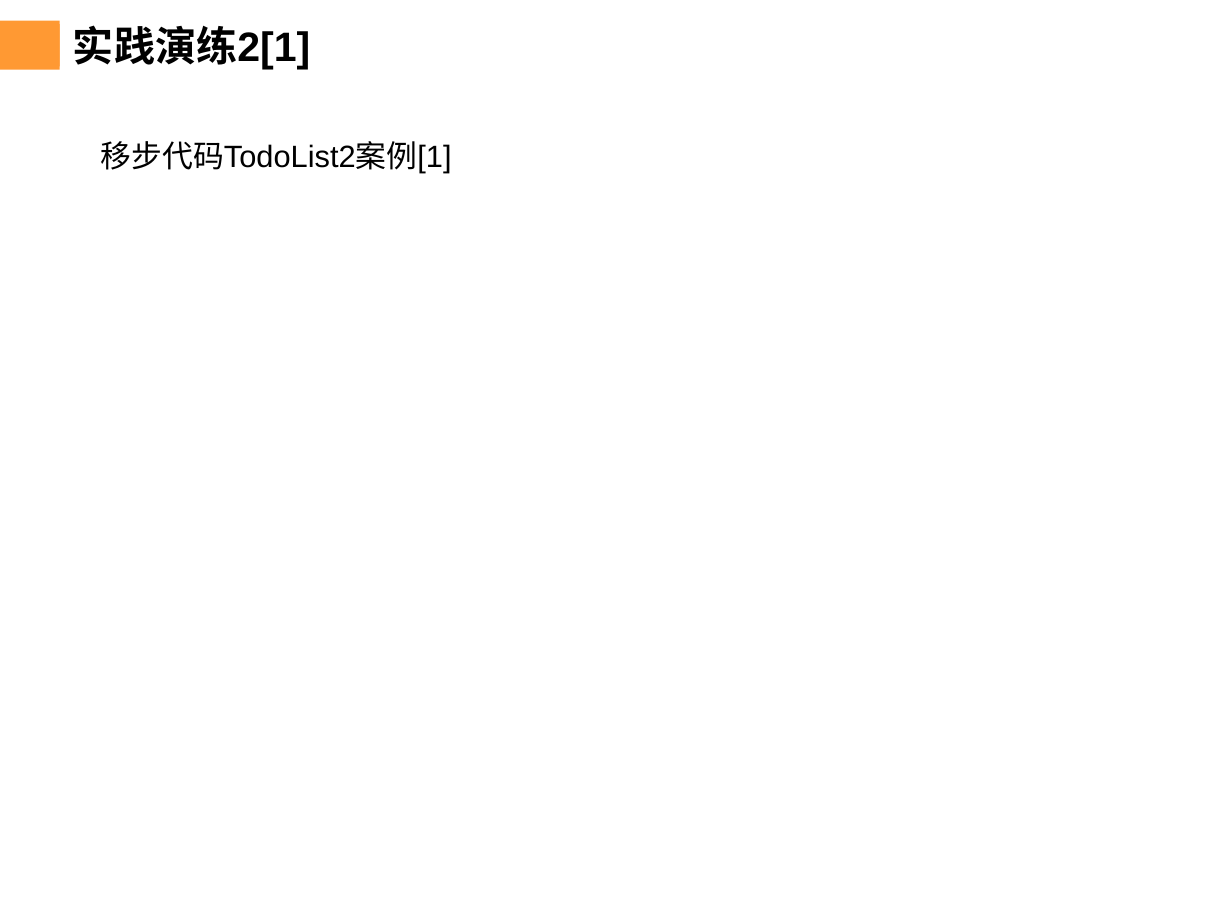
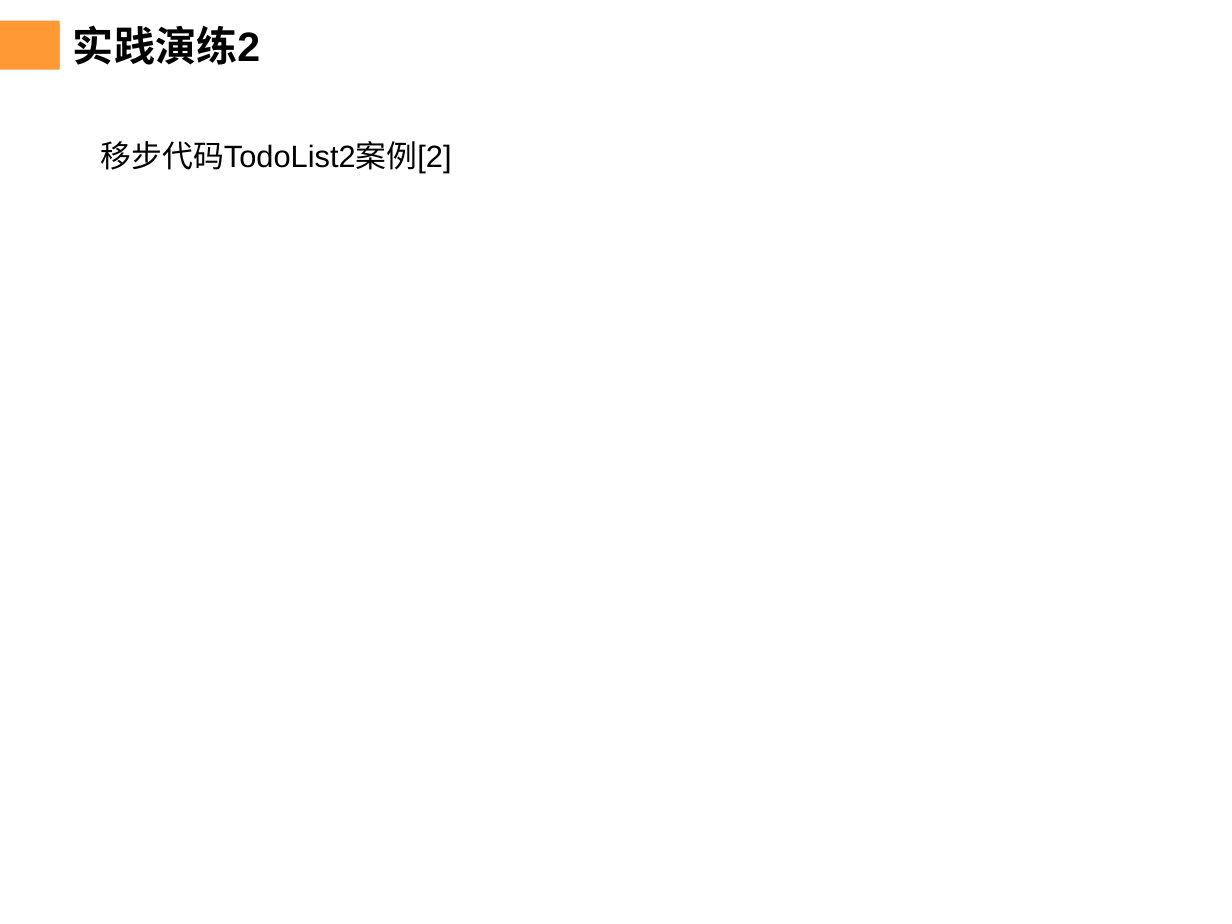
Before and after one commit to chenqiuli/JY_Peixun_1, a slide deck: slide 27 of PPT内容.pptx. Drawn at 1232x924 pixels with LibreOffice and Linux fonts; fonts in the diff are those of the drawing; background and template pictures are left out. Boxes give left, top, right and bottom in pixels: in the first picture for what was removed or moved away, otherwise in the second. Text is boxed around its words. In the diff, an @@ line names an element or a change of style, - is before the commit and + after.

```diff
--- a/PPT内容.pptx
+++ b/PPT内容.pptx
@@ title at bbox=[73, 25, 260, 65]: text changed @@
-实践演练2[1]
+实践演练2
@@ text at bbox=[101, 141, 452, 174]: text changed @@
-移步代码TodoList2案例[1]
+移步代码TodoList2案例[2]
```
Also in this commit, not shown: 5 other slides changed.
